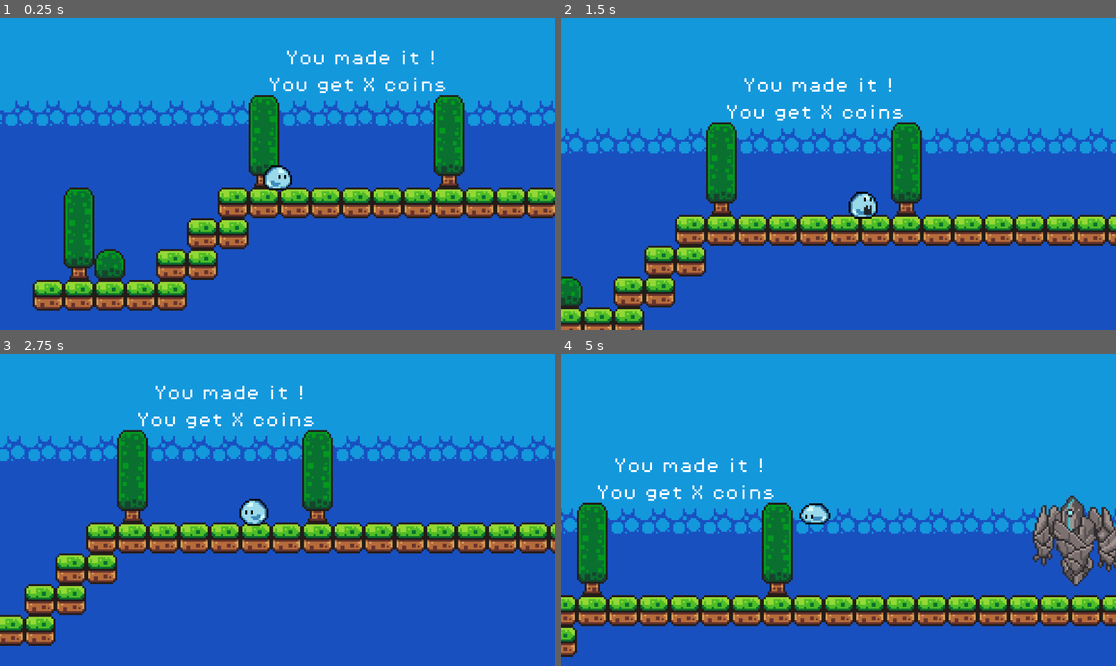
Above: before the commit, frames 1-4 (two rows, left to right).
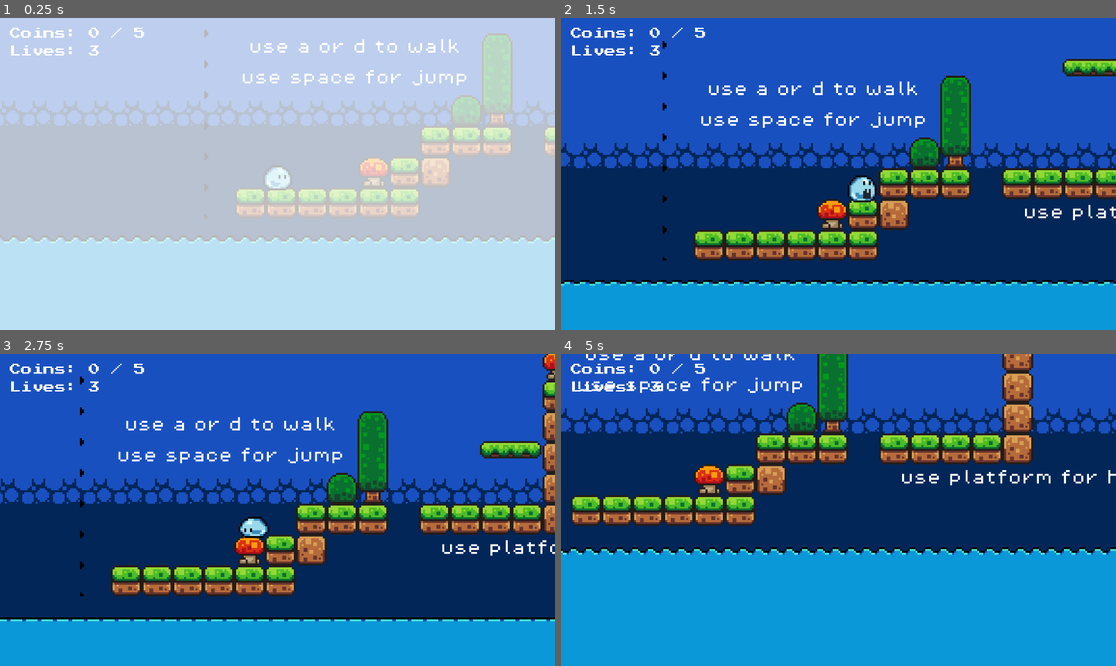
Above: after the commit, the same moments.

Repository: Hickham-Amwala/Game_Sui
Game: Godot game, scene res://scenes/stage1.tscn
Same seed, same stepped clock (60 frames per second), same inputs: the game is played once before the commit and once after it.
Inputs:
- Up to frame 1 (0.25 s): no input
- Up to frame 2 (1.5 s): hold D (move right) from 0.53 s (still down); tap K (attack) at 0.6, 1.35 s; tap Space (jump) at 0.77 s
- Up to frame 3 (2.75 s): tap Space (jump) at 1.52 s; release D (move right) at 2.03 s; hold A (move left) from 2.03 s (still down); tap K (attack) at 2.1 s
- Up to frame 4 (5 s): release A (move left) at 2.78 s; hold D (move right) 2.78-4.28 s; tap K (attack) at 2.85, 3.6, 4.35 s; tap Space (jump) at 3.02, 3.77, 4.52 s; hold A (move left) from 4.28 s (still down)

The runs differ from the first frame. In frame 1, 100% of the frame differs, in the area x 0-100%, y 0-100%; in frame 2, 96%; in frame 3, 90%; in frame 4, 100%.

Commit message:
fix stage 1

Diff:
--- a/sui/project.godot
+++ b/sui/project.godot
@@ -14,6 +14,10 @@
 run/main_scene="uid://bfjtw0vixqhqq"
 config/features=PackedStringArray("4.5", "GL Compatibility")
 config/icon="res://icon.svg"
+
+[autoload]
+
+Global="*res://scripts/Global.gd"
 
 [input]
 
--- a/sui/scenes/boss_lvl1.tscn
+++ b/sui/scenes/boss_lvl1.tscn
@@ -324,6 +324,12 @@
 
 [sub_resource type="RectangleShape2D" id="RectangleShape2D_o6et2"]
 size = Vector2(8, 14)
+
+[sub_resource type="StyleBoxFlat" id="StyleBoxFlat_o6et2"]
+bg_color = Color(0.54509807, 0, 0, 1)
+
+[sub_resource type="StyleBoxFlat" id="StyleBoxFlat_m01k3"]
+bg_color = Color(0.30969304, 0.703587, 0.25796613, 1)
 
 [node name="BossLvl1" type="CharacterBody2D" groups=["enemy"]]
 z_index = -1
@@ -363,6 +369,15 @@
 shape = SubResource("RectangleShape2D_o6et2")
 debug_color = Color(0.65447843, 0.9406373, 0.424254, 0.41960785)
 
+[node name="ProgressBar" type="ProgressBar" parent="."]
+offset_left = -5.0
+offset_top = -6.0
+offset_right = 5.0
+offset_bottom = -5.0
+theme_override_styles/background = SubResource("StyleBoxFlat_o6et2")
+theme_override_styles/fill = SubResource("StyleBoxFlat_m01k3")
+show_percentage = false
+
 [connection signal="body_entered" from="DetectionArea" to="." method="_on_detection_area_body_entered"]
 [connection signal="body_exited" from="DetectionArea" to="." method="_on_detection_area_body_exited"]
 [connection signal="body_entered" from="BodyHitbox" to="." method="_on_body_hitbox_body_entered"]
--- /dev/null
+++ b/sui/scenes/hud.tscn
@@ -0,0 +1,31 @@
+[gd_scene load_steps=4 format=3 uid="uid://ci4gk6iqrpjb4"]
+
+[ext_resource type="FontFile" uid="uid://bkw1sndk0dkgc" path="res://asset/Fonts/PressStart2P-Regular.ttf" id="1_ahhtf"]
+
+[sub_resource type="LabelSettings" id="LabelSettings_ahhtf"]
+font = ExtResource("1_ahhtf")
+font_size = 32
+
+[sub_resource type="LabelSettings" id="LabelSettings_oo0fn"]
+font = ExtResource("1_ahhtf")
+font_size = 32
+
+[node name="HUD" type="Node"]
+
+[node name="CanvasLayer" type="CanvasLayer" parent="."]
+
+[node name="CoinLabel" type="Label" parent="CanvasLayer"]
+offset_left = 9.0
+offset_top = 15.0
+offset_right = 361.0
+offset_bottom = 47.0
+text = "Coins: 0/10"
+label_settings = SubResource("LabelSettings_ahhtf")
+
+[node name="LifeLabel" type="Label" parent="CanvasLayer"]
+offset_left = 12.0
+offset_top = 61.0
+offset_right = 268.0
+offset_bottom = 106.0
+text = "Lives: 3"
+label_settings = SubResource("LabelSettings_oo0fn")
--- a/sui/scenes/key.tscn
+++ b/sui/scenes/key.tscn
@@ -64,6 +64,7 @@
 [node name="Key" type="Area2D"]
 collision_mask = 2
 script = ExtResource("1_fttkb")
+next_level_path = "uid://bh20rcjo0cgb4"
 
 [node name="AnimatedSprite2D" type="AnimatedSprite2D" parent="."]
 scale = Vector2(0.5240792, 0.5240792)
--- a/sui/scenes/player.tscn
+++ b/sui/scenes/player.tscn
@@ -25,6 +25,7 @@
 [ext_resource type="Texture2D" uid="uid://bolwfdtaexsa7" path="res://asset/Sprites/Player/Slime/Walk (jump)/Mini (5).png" id="23_cs1tg"]
 [ext_resource type="AudioStream" uid="uid://3v0p2dro3mnw" path="res://asset/Sounds/jump.mp3" id="24_l71n6"]
 [ext_resource type="AudioStream" uid="uid://cs4d00n5l5f3e" path="res://asset/Sounds/hurt.wav" id="25_ke2ow"]
+[ext_resource type="FontFile" uid="uid://bkw1sndk0dkgc" path="res://asset/Fonts/PressStart2P-Regular.ttf" id="26_ujl30"]
 
 [sub_resource type="SpriteFrames" id="SpriteFrames_tuyoq"]
 animations = [{
@@ -126,6 +127,14 @@
 [sub_resource type="CapsuleShape2D" id="CapsuleShape2D_ke2ow"]
 radius = 8.0
 height = 28.0
+
+[sub_resource type="LabelSettings" id="LabelSettings_31cv2"]
+font = ExtResource("26_ujl30")
+font_size = 32
+
+[sub_resource type="LabelSettings" id="LabelSettings_pf23h"]
+font = ExtResource("26_ujl30")
+font_size = 32
 
 [node name="Player" type="CharacterBody2D" groups=["player"]]
 z_index = 5
@@ -166,5 +175,28 @@
 disabled = true
 debug_color = Color(0.80774677, 0.31907675, 0.6774811, 0.41960785)
 
+[node name="CanvasLayer" type="CanvasLayer" parent="."]
+layer = 10
+
+[node name="CoinLabel" type="Label" parent="CanvasLayer"]
+offset_left = 20.0
+offset_top = 20.0
+offset_right = 372.0
+offset_bottom = 52.0
+scale = Vector2(0.73391426, 0.73391426)
+text = "Coins: 0/10"
+label_settings = SubResource("LabelSettings_31cv2")
+metadata/_edit_use_anchors_ = true
+
+[node name="LifeLabel" type="Label" parent="CanvasLayer"]
+offset_left = 20.000061
+offset_top = 57.0
+offset_right = 276.0001
+offset_bottom = 102.0
+scale = Vector2(0.73391426, 0.73391426)
+text = "Lives: 3"
+label_settings = SubResource("LabelSettings_pf23h")
+metadata/_edit_use_anchors_ = true
+
 [connection signal="animation_finished" from="AnimatedSprite2D" to="." method="_on_animated_sprite_animation_finished"]
 [connection signal="body_entered" from="Hitbox" to="." method="_on_hitbox_body_entered"]
--- a/sui/scenes/stage1.tscn
+++ b/sui/scenes/stage1.tscn
@@ -1356,13 +1356,14 @@
 }
 
 [node name="Stage1" type="Node2D"]
-script = ExtResource("1_212wl")
+script = ExtResource("1_g4b0s")
 
 [node name="GameManager" type="Node" parent="."]
 unique_name_in_owner = true
 script = ExtResource("1_gee14")
 
 [node name="ScoreLabel" type="Label" parent="GameManager"]
+visible = false
 offset_left = 2199.0
 offset_top = -209.0
 offset_right = 2298.0
@@ -1377,7 +1378,7 @@
 autowrap_mode = 2
 
 [node name="Player" parent="." instance=ExtResource("1_uwrxv")]
-position = Vector2(2207, -154)
+position = Vector2(-10, -10)
 
 [node name="Camera2D" type="Camera2D" parent="Player"]
 zoom = Vector2(4, 4)
@@ -1595,7 +1596,6 @@
 scale = Vector2(6.3451753, 6.3451753)
 
 [node name="FadeTransition" parent="." instance=ExtResource("12_310cc")]
-visible = false
 z_index = 6
 offset_left = -419.0
 offset_top = -283.0
@@ -1611,6 +1611,5 @@
 bus = &"Music"
 
 [node name="Key" parent="." instance=ExtResource("18_pog00")]
-position = Vector2(2499, -155)
-scale = Vector2(0.13667025, 0.13667025)
-next_level_path = "uid://bidlt3mukacue"
+position = Vector2(2497, -158)
+scale = Vector2(0.29670718, 0.29670718)
--- a/sui/scenes/stage2.tscn
+++ b/sui/scenes/stage2.tscn
@@ -638,6 +638,8 @@
 sources/0 = SubResource("TileSetAtlasSource_ov8wl")
 sources/1 = SubResource("TileSetAtlasSource_mchxx")
 
+[sub_resource type="TileSet" id="TileSet_ov8wl"]
+
 [node name="stage2" type="Node2D"]
 
 [node name="GameManager" type="Node" parent="."]
@@ -645,10 +647,10 @@
 script = ExtResource("2_gm_script")
 
 [node name="ScoreLabel" type="Label" parent="GameManager"]
-offset_left = 5.0
-offset_top = 5.0
-offset_right = 104.0
-offset_bottom = 29.0
+offset_left = 2166.0
+offset_top = -154.0
+offset_right = 2265.0
+offset_bottom = -130.0
 theme_override_constants/line_spacing = 8
 theme_override_constants/paragraph_spacing = 0
 theme_override_fonts/font = ExtResource("7_font")
@@ -659,11 +661,12 @@
 autowrap_mode = 2
 
 [node name="Player" parent="." instance=ExtResource("3_o1ltp")]
-position = Vector2(11, -12)
 
 [node name="Camera2D" type="Camera2D" parent="Player"]
-position = Vector2(27, 1)
 zoom = Vector2(4, 4)
+limit_bottom = 100
+limit_smoothed = true
+position_smoothing_enabled = true
 
 [node name="TileMap" type="Node2D" parent="."]
 
@@ -675,6 +678,7 @@
 tile_set = SubResource("TileSet_mchxx")
 
 [node name="BackGround" type="TileMapLayer" parent="TileMap"]
+tile_set = SubResource("TileSet_ov8wl")
 
 [node name="Coin" parent="." instance=ExtResource("6_ov8wl")]
 position = Vector2(249, -1)
--- /dev/null
+++ b/sui/scripts/Global.gd
@@ -0,0 +1,16 @@
+extends Node
+
+# Data Pemain yang harus diingat terus
+var lives = 3 # Jumlah nyawa awal
+var max_lives = 3
+
+# Kita pindahkan skor ke sini juga biar aman (opsional)
+# Tapi untuk tutorial ini, kita fokus ke nyawa saja dulu.
+
+func decrease_life():
+	lives -= 1
+	print("Nyawa berkurang! Sisa: ", lives)
+	return lives
+
+func reset_lives():
+	lives = max_lives
--- a/sui/scripts/boss_lvl_1.gd
+++ b/sui/scripts/boss_lvl_1.gd
@@ -4,6 +4,8 @@
 @onready var animated_sprite: AnimatedSprite2D = $AnimatedSprite2D
 @onready var body_collision: CollisionShape2D = $CollisionShape2D
 @onready var laser_beam: Area2D = $LaserBeam
+@onready var game_manager = %GameManager
+@onready var health_bar: ProgressBar = $ProgressBar
 
 # --- STATE MACHINE ---
 enum {
@@ -17,7 +19,7 @@
 var current_state = IDLE
 
 # --- VARIABEL STATUS ---
-var hp = 30
+var hp = 10
 var speed = 60
 var attack_range = 250
 var player_ref = null
@@ -34,6 +36,12 @@
 		animated_sprite.animation_finished.connect(_on_animation_finished)
 
 	animated_sprite.play("idle")
+
+	if health_bar:
+		# Set nilai maksimal bar sama dengan HP awal bos
+		health_bar.max_value = hp
+		# Set nilai bar saat ini ke HP penuh
+		health_bar.value = hp
 
 	# Pastikan laser mati di awal
 	if laser_beam:
@@ -191,6 +199,14 @@
 	hp -= amount
 	print("Bos HP: ", hp)
 
+	if health_bar:
+		# Kita pakai Tween agar barnya turun dengan halus (animasi)
+		var bar_tween = create_tween()
+		bar_tween.tween_property(health_bar, "value", hp, 0.2).set_trans(Tween.TRANS_SINE)
+		# Jika tidak mau pakai animasi halus, cukup pakai: health_bar.value = hp
+
+	print("Bos HP: ", hp)
+
 	modulate = Color.RED
 	var tween = create_tween()
 	tween.tween_property(self, "modulate", Color.WHITE, 0.1)
@@ -209,6 +225,16 @@
 
 	print("Bos Kalah!")
 	current_state = DEAD
+
+	if game_manager:
+		game_manager.boss_defeated()
+	else:
+		print("Error: Bos tidak bisa menemukan GameManager!")
+
+	current_state = DEAD
+
+	if health_bar:
+		health_bar.hide()
 
 	if laser_beam.has_method("stop_firing"):
 		laser_beam.stop_firing()
--- a/sui/scripts/game_manager.gd
+++ b/sui/scripts/game_manager.gd
@@ -1,32 +1,48 @@
 extends Node
 
-# 1. Tambahkan Sinyal ini
-# Ini adalah "teriakan" yang akan didengar oleh Pintu nanti
 signal level_unlocked
 
 var score = 0
-var total_coins = 0 # Variabel untuk menyimpan jumlah total koin di level
+var total_coins = 0
+# [BARU] Variabel untuk mengecek status bos
+var is_boss_dead = false
 
 @onready var score_label: Label = $ScoreLabel
 
 func _ready():
-	# 2. Hitung jumlah koin yang ada di level secara otomatis
-	# Pastikan Anda sudah memasukkan Coin ke grup "coins"
+	# Hitung total koin
 	total_coins = get_tree().get_node_count_in_group("coins")
+	# Pastikan status bos reset saat game mulai
+	is_boss_dead = false
 
-	# Opsional: Update label awal
-	# score_label.text = "You get " + str(score) + " / " + str(total_coins) + " coins"
-	print("Total Koin di Level ini: ", total_coins)
+	update_ui()
+	print("Target: ", total_coins, " Koin + Kalahkan Bos")
 
 func add_point():
 	score += 1
 
-	# Update text UI Anda (Saya pertahankan format Anda)
-	# Opsional: Anda bisa ubah jadi str(score) + "/" + str(total_coins) agar pemain tahu targetnya
-	score_label.text = "You get " + str(score) + " coins"
+	check_level_completion()
 
-	# 3. CEK APAKAH SEMUA KOIN SUDAH DIAMBIL?
-	if score == total_coins:
-		print("SELAMAT! KUNCI TERBUKA!")
-		# Kirim sinyal agar Pintu terbuka
+# [BARU] Fungsi ini dipanggil oleh BOS saat dia mati
+func boss_defeated():
+	print("Laporan diterima: Bos telah dikalahkan!")
+	is_boss_dead = true
+	# Cek apakah syarat menang terpenuhi
+	check_level_completion()
+
+# [BARU] Fungsi Pengecekan Utama
+func check_level_completion():
+	# Syarat: Koin Penuh DAN Bos Mati
+	if score == total_coins and is_boss_dead:
+		print("SYARAT LENGKAP! KUNCI MUNCUL!")
 		level_unlocked.emit()
+	else:
+		# Opsional: Beri info ke player apa yang kurang
+		if score < total_coins:
+			print("Belum bisa, koin kurang!")
+		if not is_boss_dead:
+			print("Belum bisa, bos masih hidup!")
+
+func update_ui():
+	if score_label:
+		score_label.text = "Coins: " + str(score) + " / " + str(total_coins)
--- a/sui/scripts/player.gd
+++ b/sui/scripts/player.gd
@@ -17,20 +17,24 @@
 @onready var jump_buffer_timer: Timer = $JumpBufferTimer
 @onready var hitbox_collision: CollisionShape2D = $Hitbox/CollisionShape2D
 
+# --- REFERENSI UI (PLAN B) ---
+@onready var coin_label: Label = $CanvasLayer/CoinLabel
+@onready var life_label: Label = $CanvasLayer/LifeLabel
+# Ambil referensi GameManager (Pastikan GameManager punya Unique Name %GameManager)
+@onready var game_manager = %GameManager
+
 
 func _physics_process(delta: float) -> void:
+	# --- [BARU] UPDATE UI SETIAP FRAME ---
+	update_ui()
+
 	# 1. Terapkan Gravitasi
 	if not is_on_floor():
 		velocity += get_gravity() * delta
 
-	# --- [UBAHAN 1] LOGIKA SERANGAN ---
-	# Kita HAPUS 'is_on_floor()' agar bisa nyerang sambil loncat
+	# --- LOGIKA SERANGAN ---
 	if Input.is_action_just_pressed("attack") and not is_attacking:
 		attack()
-
-	# --- [UBAHAN 2] KITA HAPUS BLOKIR GERAKAN ---
-	# Dulu di sini ada 'if is_attacking: return'.
-	# Sekarang kita HAPUS supaya player tetap bisa jalan/loncat saat duri keluar.
 
 	# 2. Tangkap INPUT Lompat (Buffer)
 	if Input.is_action_just_pressed("jump"):
@@ -53,9 +57,7 @@
 	elif direction < 0:
 		animated_sprite.flip_h = true
 
-	# --- [UBAHAN 3] ANIMASI ---
-	# Kita hanya boleh ganti animasi jalan/idle JIKA TIDAK SEDANG MENYERANG.
-	# Kalau sedang menyerang, biarkan animasi 'attack' yang main.
+	# --- ANIMASI ---
 	if not is_attacking:
 		if is_on_floor():
 			if direction == 0:
@@ -74,6 +76,17 @@
 	move_and_slide()
 
 
+# --- [BARU] FUNGSI UPDATE UI ---
+func update_ui():
+	# Update Text Nyawa (Ambil dari Script Global)
+	if life_label:
+		life_label.text = "Lives: " + str(Global.lives)
+
+	# Update Text Koin (Ambil dari GameManager)
+	if coin_label and game_manager:
+		coin_label.text = "Coins: " + str(game_manager.score) + " / " + str(game_manager.total_coins)
+
+
 # --- FUNGSI SERANGAN ---
 func attack():
 	is_attacking = true
@@ -87,6 +100,7 @@
 		return
 	is_dead = true
 	player_died.emit()
+
 	set_physics_process(false)
 	death_sound.play()
 	animated_sprite.play("dies")
@@ -96,17 +110,37 @@
 
 # --- PENGENDALI ANIMASI SELESAI ---
 func _on_animated_sprite_animation_finished():
+	# --- LOGIKA KEMATIAN DENGAN NYAWA ---
 	if animated_sprite.animation == "dies":
-		Engine.time_scale = 1.0
-		get_tree().reload_current_scene()
 
-	# Saat animasi attack selesai, matikan mode attack
+		# 1. Kurangi nyawa di Global script
+		var sisa_nyawa = Global.decrease_life()
+
+		# 2. Cek sisa nyawa
+		if sisa_nyawa > 0:
+			# Jika masih punya nyawa -> Ulangi Level
+			print("Mati! Sisa nyawa: ", sisa_nyawa)
+			Engine.time_scale = 1.0
+			get_tree().reload_current_scene()
+
+		else:
+			# Jika nyawa habis -> GAME OVER (Kembali ke Main Menu)
+			print("GAME OVER! Tidak ada nyawa tersisa.")
+			Engine.time_scale = 1.0
+
+			# Reset nyawa jadi penuh lagi untuk permainan berikutnya
+			Global.reset_lives()
+
+			# Ganti scene ke Main Menu
+			get_tree().change_scene_to_file("res://scenes/main_menu.tscn")
+
+	# --- LOGIKA SERANGAN (TETAP SAMA) ---
 	elif animated_sprite.animation == "attack":
 		is_attacking = false
 		hitbox_collision.set_deferred("disabled", true)
-		# Tidak perlu panggil .play("idle") disini, karena _physics_process akan menanganinya
 
 
+# --- SINYAL SERANGAN KENA MUSUH ---
 func _on_hitbox_body_entered(body: Node2D) -> void:
 	if body.is_in_group("enemy"):
 		if body.has_method("take_damage"):
Not shown: 1 places in sui/scenes/boss_lvl1.tscn that only renumber resources
Not shown: 1 places in sui/scenes/player.tscn that only renumber resources
Not shown: 1 places in sui/scenes/stage1.tscn that only renumber resources
Not shown: 1 places in sui/scenes/stage2.tscn that only renumber resources
Not shown, added: sui/scripts/Global.gd.uid
